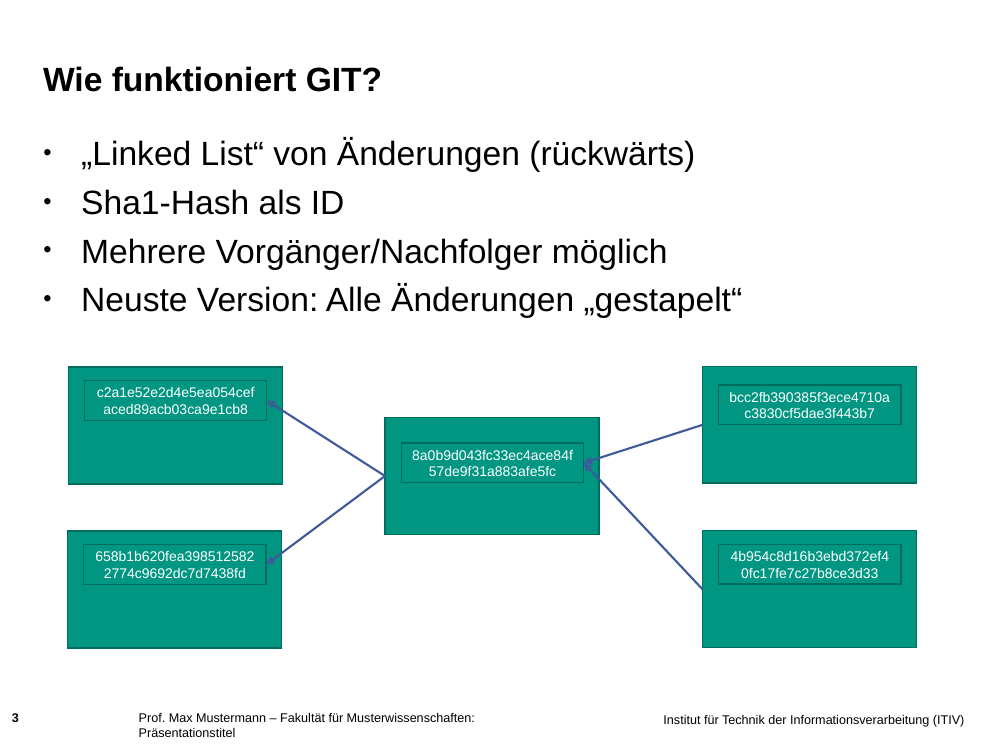
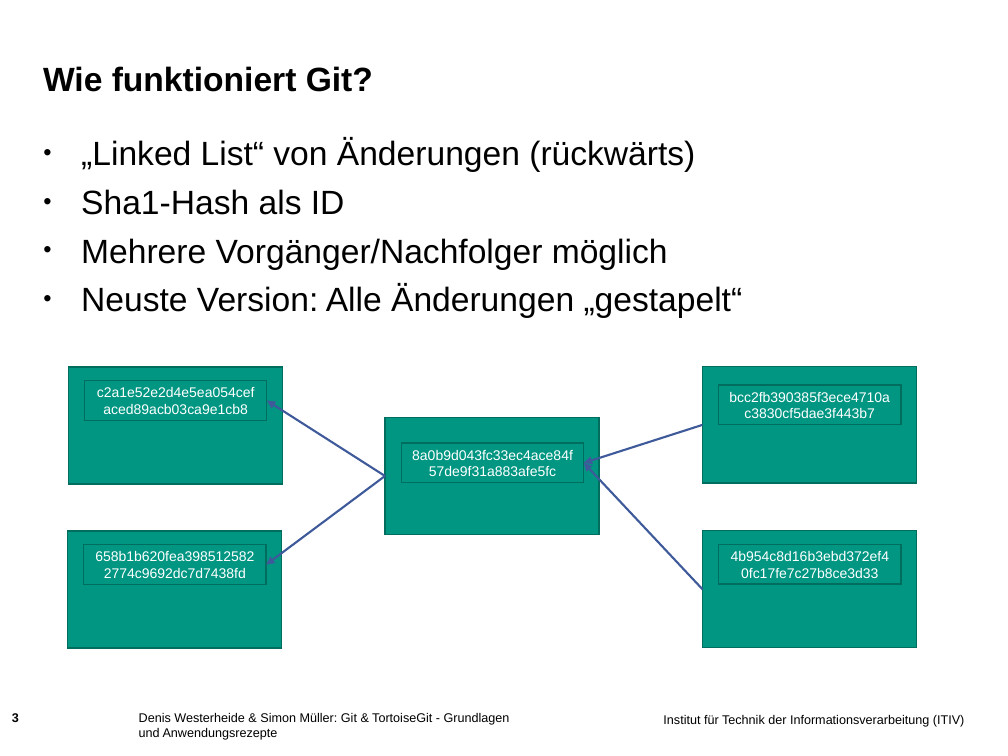
Before and after one commit to muellesi/PSE_2018, a slide deck: slide 3 of Präsentation/Simon/Praesentationsfolien_Simon.ppt. Drawn at 1008x756 pixels with LibreOffice and Linux fonts; fonts in the diff are those of the drawing; background and template pictures are left out. Boxes give left, top, right and bottom in pixels: in the first picture for what was removed or moved away, otherwise in the second. Text is boxed around its words. In the diff, an @@ line names an element or a change of style, - is before the commit and + after.

```diff
--- a/Präsentation/Simon/Praesentationsfolien_Simon.ppt
+++ b/Präsentation/Simon/Praesentationsfolien_Simon.ppt
@@ title at (43,66,373,92): text changed @@
-Wie funktioniert GIT?
+Wie funktioniert Git?
@@ text at (139,713,510,740): text changed @@
-Prof. Max Mustermann – Fakultät für Musterwissenschaften: Präsentationstitel
+Denis Westerheide & Simon Müller: Git & TortoiseGit - Grundlagen und Anwendungsrezepte
```
Also in this commit, not shown: 8 other slides changed, 3 slides added, 4 slides removed, 4 other files.
